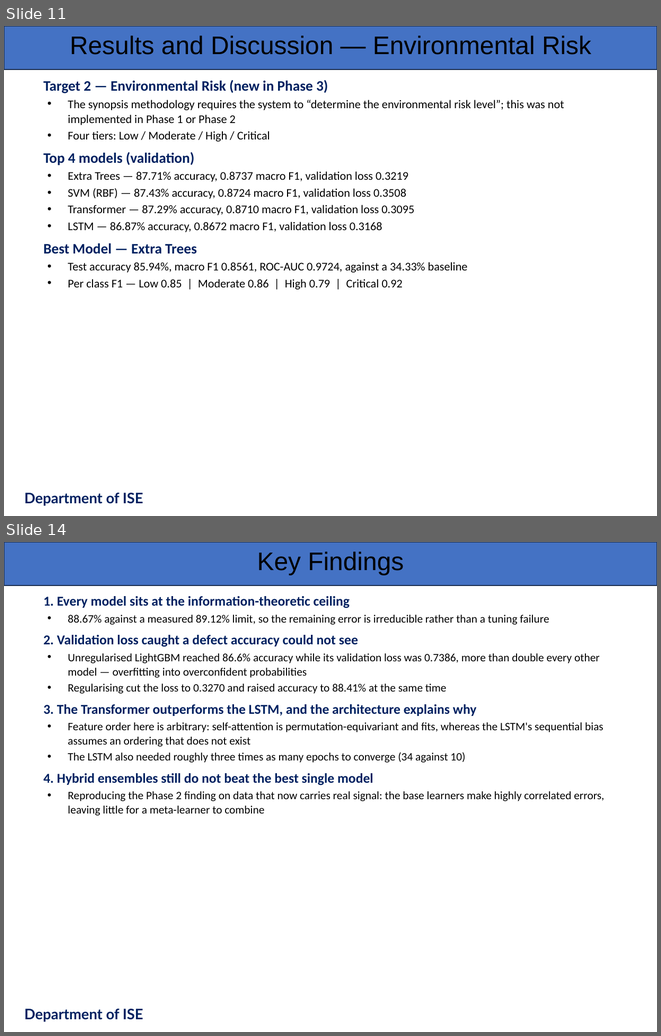
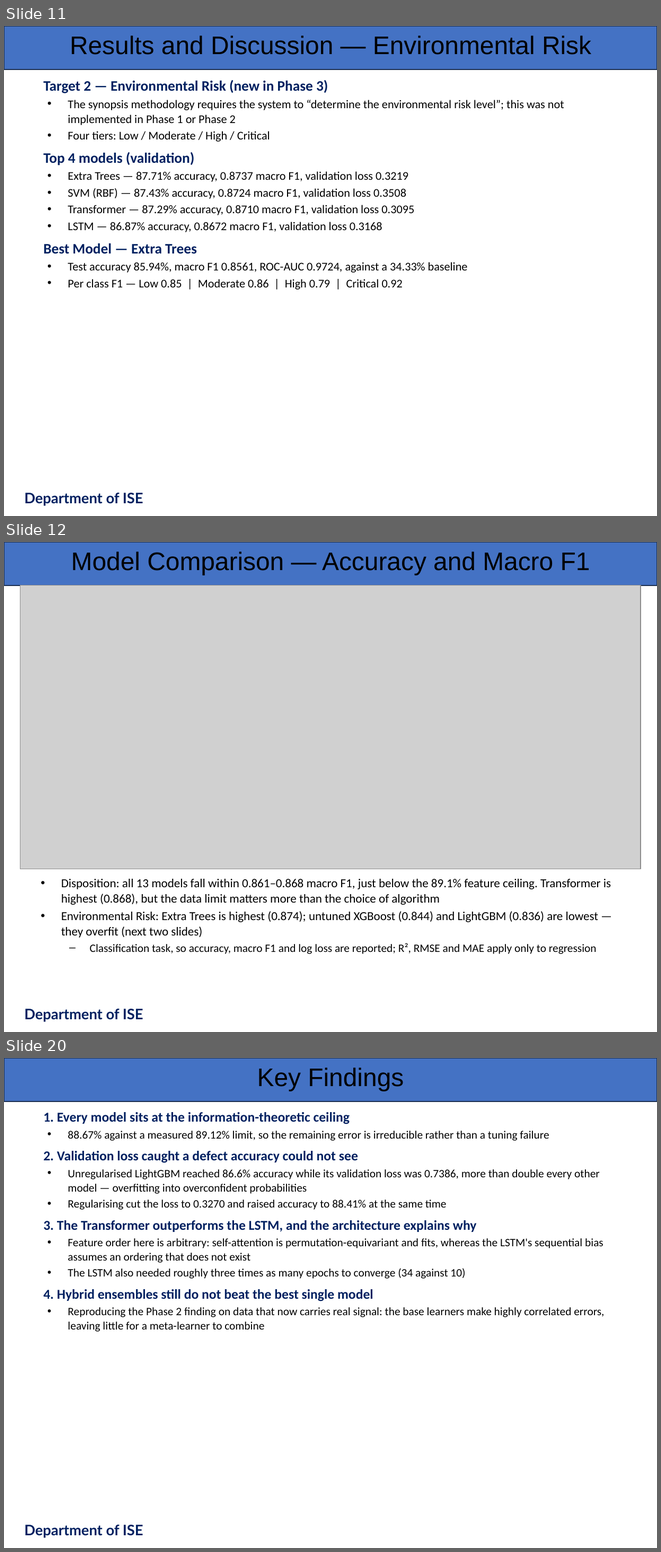
Before and after one commit to srinidhids15/Machine-Learning-Based-Lifecycle-Intelligence-System-for-Non-Biodegradable-Automotive-Materials, a slide deck: presentation/ISE_Phase3_Presentation_Team52.pptx. Shown one above the other, each under a label of ours: slides 11 and 14 before the commit, slides 11, 12 and 20 after it; the slides between them are not shown. The pictures are 661x1036 and 661x1552 pixels, drawn with LibreOffice and Linux fonts; fonts in the diff are those of the drawing; grey boxes stand for pictures; background and template pictures are left out. Boxes give left, top, right and bottom in pixels: in the first picture for what was removed or moved away, otherwise in the second. Text is boxed around its words. In the diff, an @@ line names an element or a change of style, - is before the commit and + after.

Commit message:
Add hyperparameter tuning and activation function study script
- Implemented a new script for hyperparameter tuning and activation function analysis.
- Conducted a study to evaluate the need for wider tuning grids for classical models.
- Analyzed the effectiveness of various activation functions in neural networks.
- Generated plots for comparison of original vs wider grid performance and activation function results.
- Results are saved in JSON and PNG formats for further analysis.

```diff
--- a/presentation/ISE_Phase3_Presentation_Team52.pptx
+++ b/presentation/ISE_Phase3_Presentation_Team52.pptx
@@ slide 12 added at (4,542,657,1032), background #FFFFFF; not listed: 1 template element that a slide beside it also shows @@
@@ text added at (71,552,590,575), 28 pt, text #000000 @@
+Model Comparison — Accuracy and Macro F1
@@ picture added at (20,585,641,868) @@
@@ text added at (61,879,611,954), 13.5 pt, text #000000 @@
+• Disposition: all 13 models fall within 0.861–0.868 macro F1, just below the 89.1% feature ceiling. Transformer is highest (0.868), but the data limit matters more than the choice of algorithm
+• Environmental Risk: Extra Trees is highest (0.874); untuned XGBoost (0.844) and LightGBM (0.836) are lowest — they overfit (next two slides)
+– Classification task, so accuracy, macro F1 and log loss are reported; R², RMSE and MAE apply only to regression
@@ text added at (24,1008,143,1022), 16 pt, text #002060, bold @@
+Department of ISE
@@ what was slide 14 is now slide 20 @@
```
Also in this commit, not shown: 2 slides changed, 6 other slides added, 1 slide removed, 12 other files.
